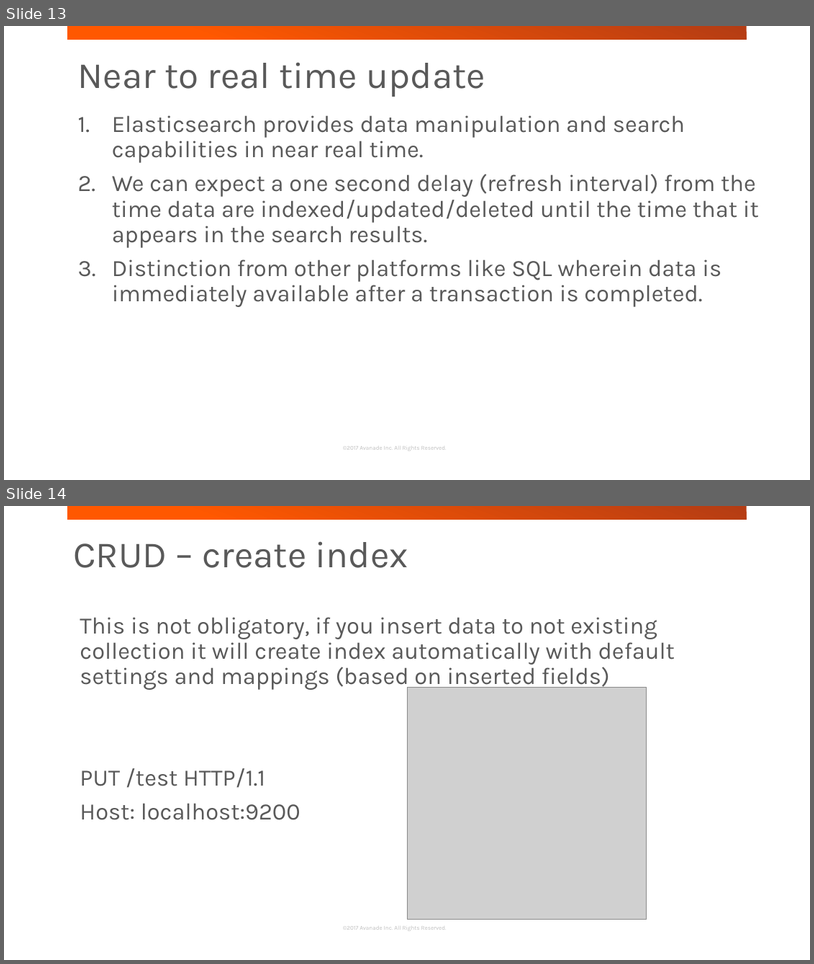
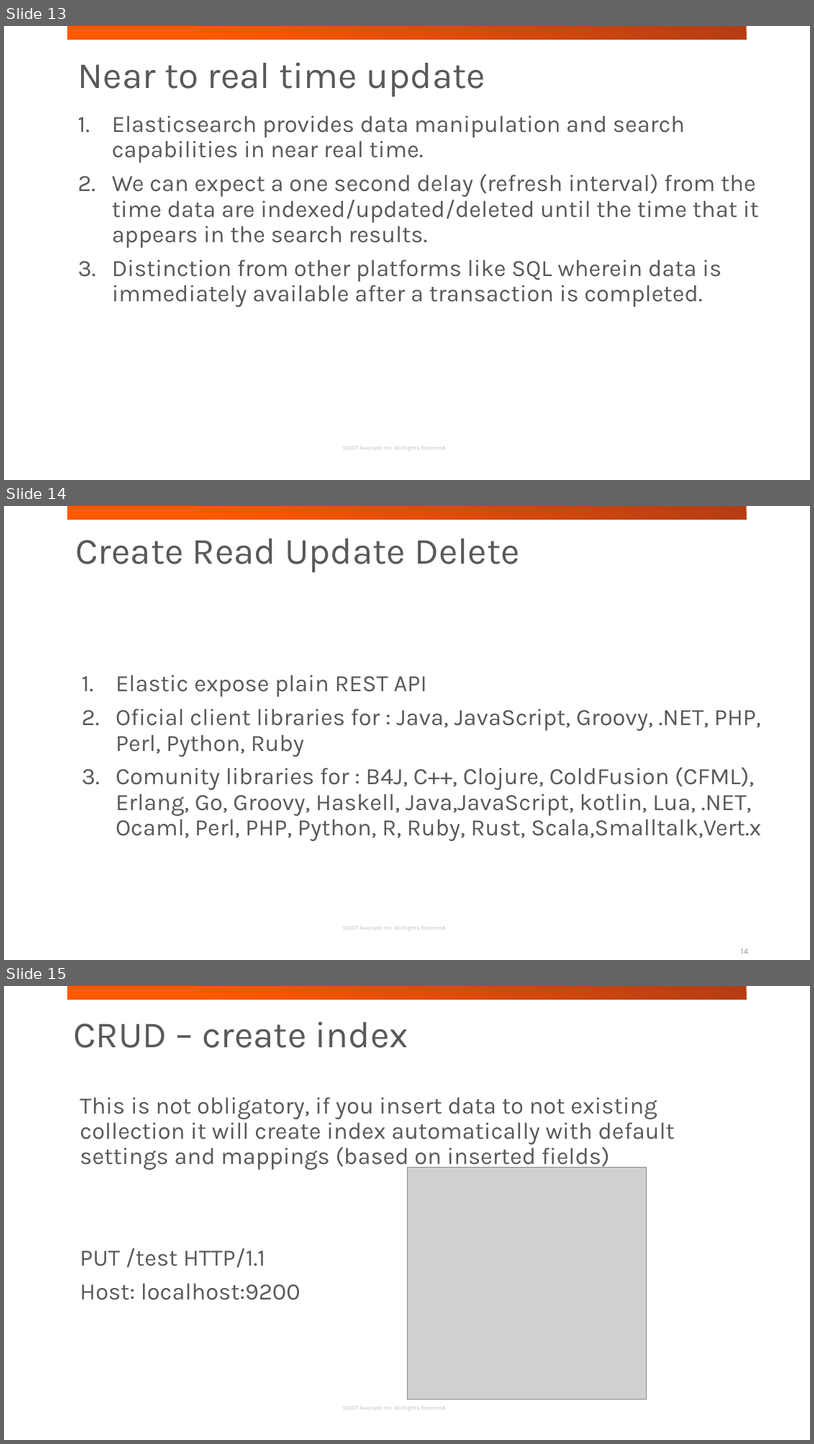
Before and after one commit to jakubgw/elasticsearch-short-intruduction, a slide deck: elasticsearch short introduction.pptx. Shown one above the other, each under a label of ours: slides 13 and 14 before the commit, slides 13, 14 and 15 after it. The pictures are 814x964 and 814x1444 pixels, drawn with LibreOffice and Linux fonts; fonts in the diff are those of the drawing; grey boxes stand for pictures; background and template pictures are left out. Boxes give left, top, right and bottom in pixels: in the first picture for what was removed or moved away, otherwise in the second. Text is boxed around its words. In the diff, an @@ line names an element or a change of style, - is before the commit and + after.

```diff
--- a/elasticsearch short introduction.pptx
+++ b/elasticsearch short introduction.pptx
@@ slide 14 added at bbox=[4, 506, 810, 960], background #FFFFFF; not listed: 2 template elements that a slide beside it also shows @@
@@ text added at bbox=[76, 538, 520, 572], 44 pt, text #595959 @@
+Create Read Update Delete
@@ text added at bbox=[116, 674, 761, 841], 28 pt, text #595959 @@
+1. Elastic expose plain REST API
+2. Oficial client libraries for : Java, JavaScript, Groovy, .NET, PHP, Perl, Python, Ruby
+3. Comunity libraries for : B4J, C++, Clojure, ColdFusion (CFML), Erlang, Go, Groovy, Haskell, Java,JavaScript, kotlin, Lua, .NET, Ocaml, Perl, PHP, Python, R, Ruby, Rust, Scala,Smalltalk,Vert.x
@@ page number added at bbox=[741, 948, 749, 954], 10.5 pt, text #9B9B9B @@
+14
@@ what was slide 14 is now slide 15 @@
```
Also in this commit, not shown: 9 slides changed, 2 other slides added, 1 slide removed, 4 other files.
